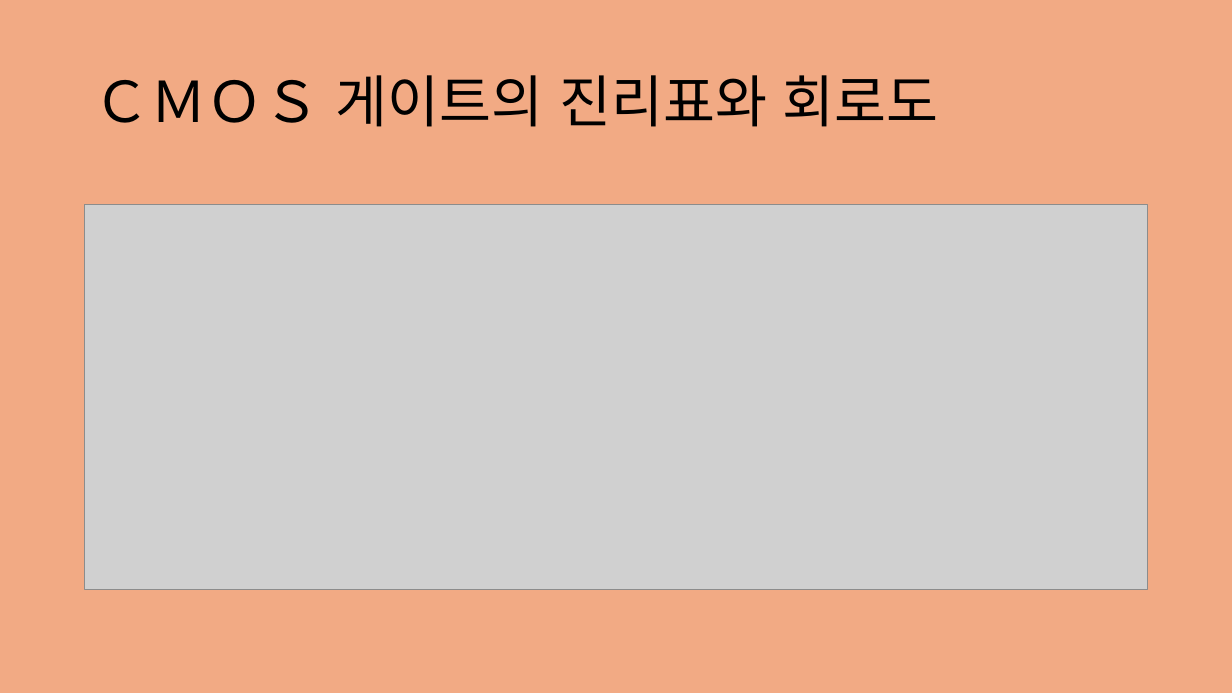
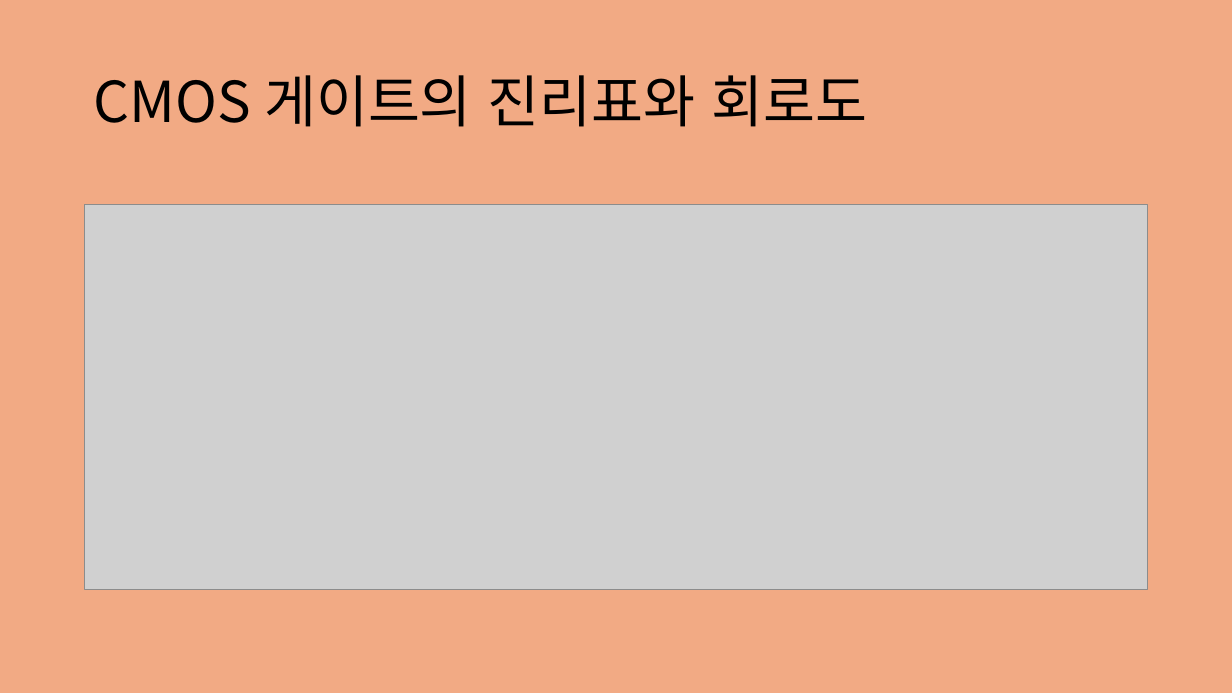
Before and after one commit to jwl1109/IOT, a slide deck: slide 7 of VLSI design 설계 실습/2025-05-29.pptx. Drawn at 1232x693 pixels with LibreOffice and Linux fonts; fonts in the diff are those of the drawing; grey boxes stand for pictures. Boxes give left, top, right and bottom in pixels: in the first picture for what was removed or moved away, otherwise in the second. Text is boxed around its words. In the diff, an @@ line names an element or a change of style, - is before the commit and + after.

```diff
--- a/VLSI design 설계 실습/2025-05-29.pptx
+++ b/VLSI design 설계 실습/2025-05-29.pptx
@@ title at [94,75,867,127]: text changed @@
-ＣＭＯＳ 게이트의 진리표와 회로도
+CMOS 게이트의 진리표와 회로도
```
Also in this commit, not shown: 1 other file.
